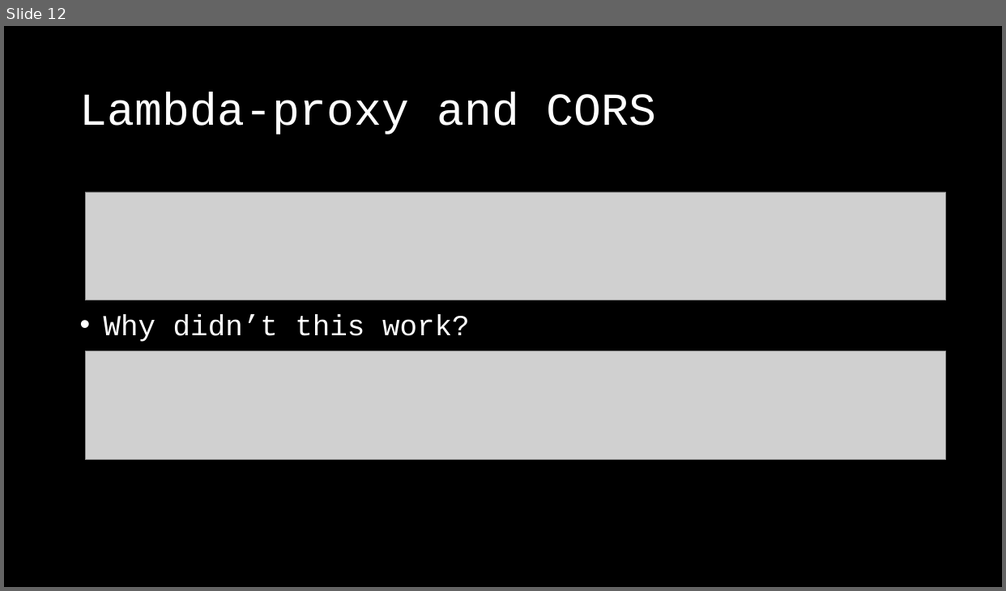
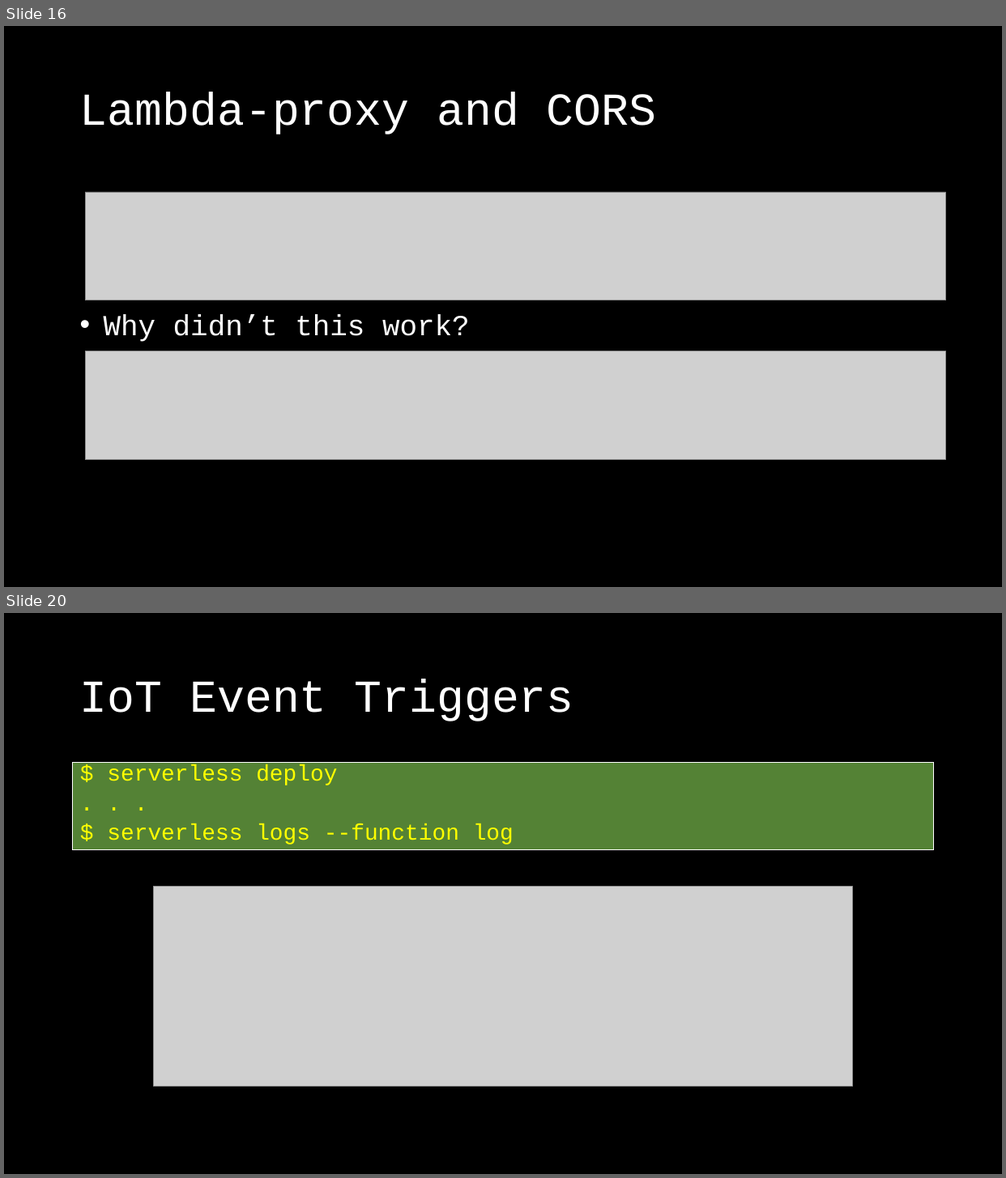
Before and after one commit to rsnestor/slac, a slide deck: doc/slac_slides.pptx. Shown one above the other, each under a label of ours: slide 12 before the commit, slides 16 and 20 after it; the slides between them are not shown. The pictures are 1006x591 and 1006x1178 pixels, drawn with LibreOffice and Linux fonts; fonts in the diff are those of the drawing; grey boxes stand for pictures. Boxes give left, top, right and bottom in pixels: in the first picture for what was removed or moved away, otherwise in the second. Text is boxed around its words. In the diff, an @@ line names an element or a change of style, - is before the commit and + after.

```diff
--- a/doc/slac_slides.pptx
+++ b/doc/slac_slides.pptx
@@ slide 20 added at bbox=[4, 613, 1002, 1174], background #000000 @@
@@ title added at bbox=[80, 679, 574, 722], 44 pt, text #FFFFFF @@
+IoT Event Triggers
@@ text added at bbox=[73, 763, 934, 850], fill #548235, outline #FFFFFF 0.75 pt, 21.7 pt, text #FFFF00 @@
+$ serverless deploy
+. . .
+$ serverless logs --function log
@@ picture added at bbox=[153, 887, 853, 1087] @@
@@ what was slide 12 is now slide 16 @@
```
Also in this commit, not shown: 5 slides changed, 9 other slides added, 1 slide removed, 9 other files.
